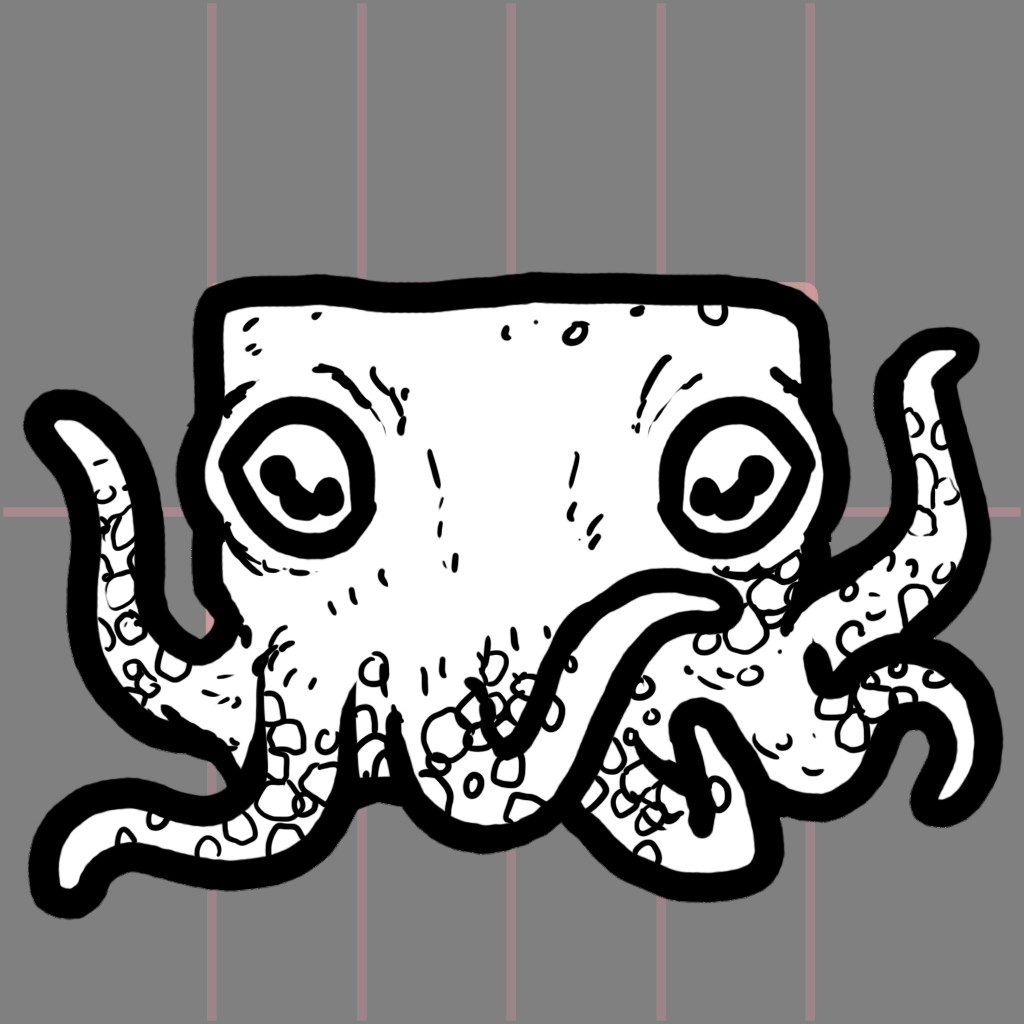
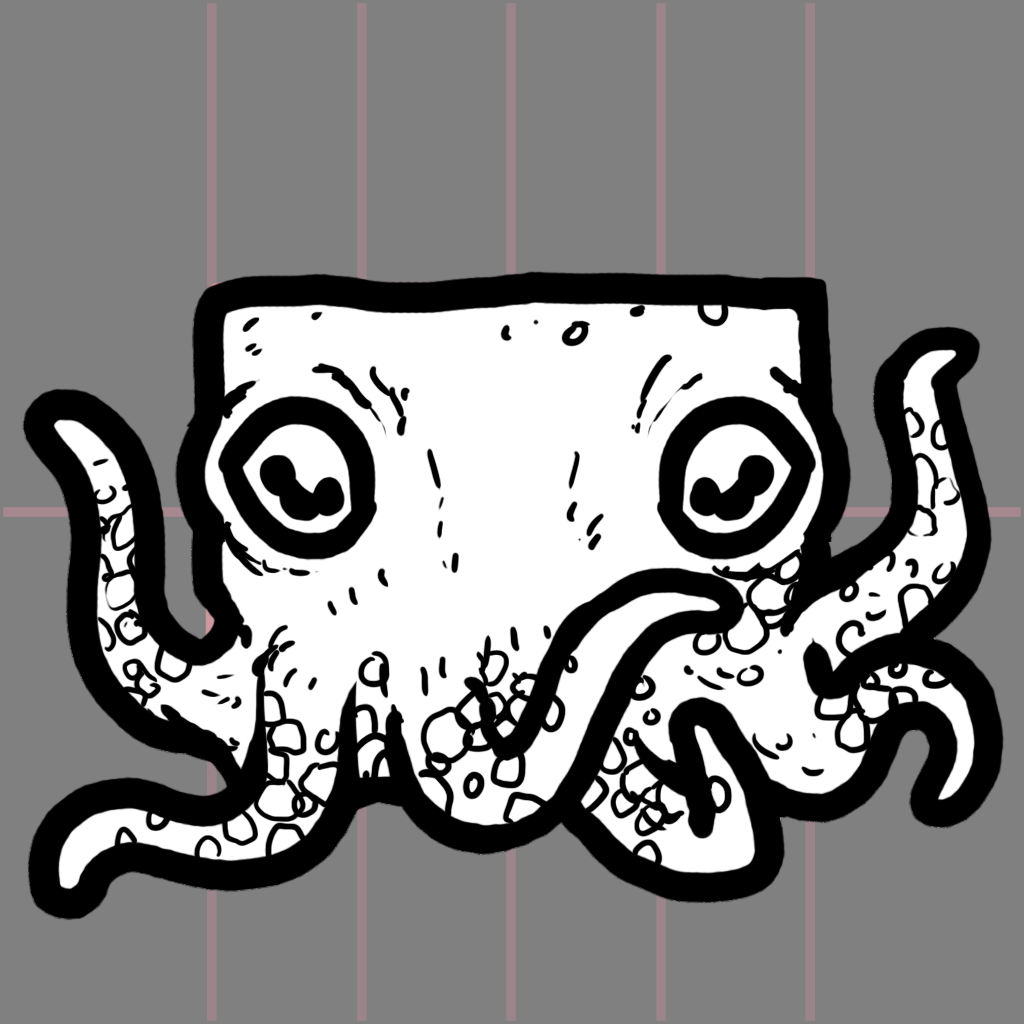
Two versions of the same layered image (1024×1024). Layer-by-layer changes:
painted on "Layer 148" over [760, 276, 830, 352]
